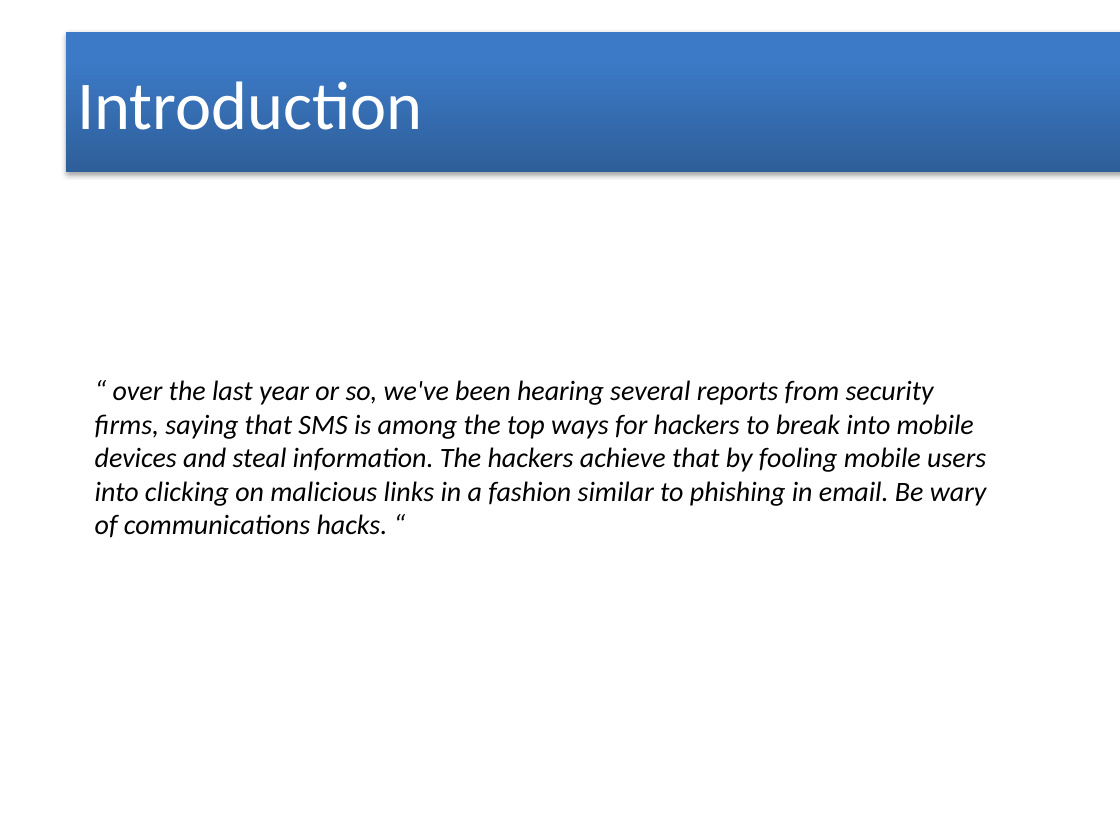
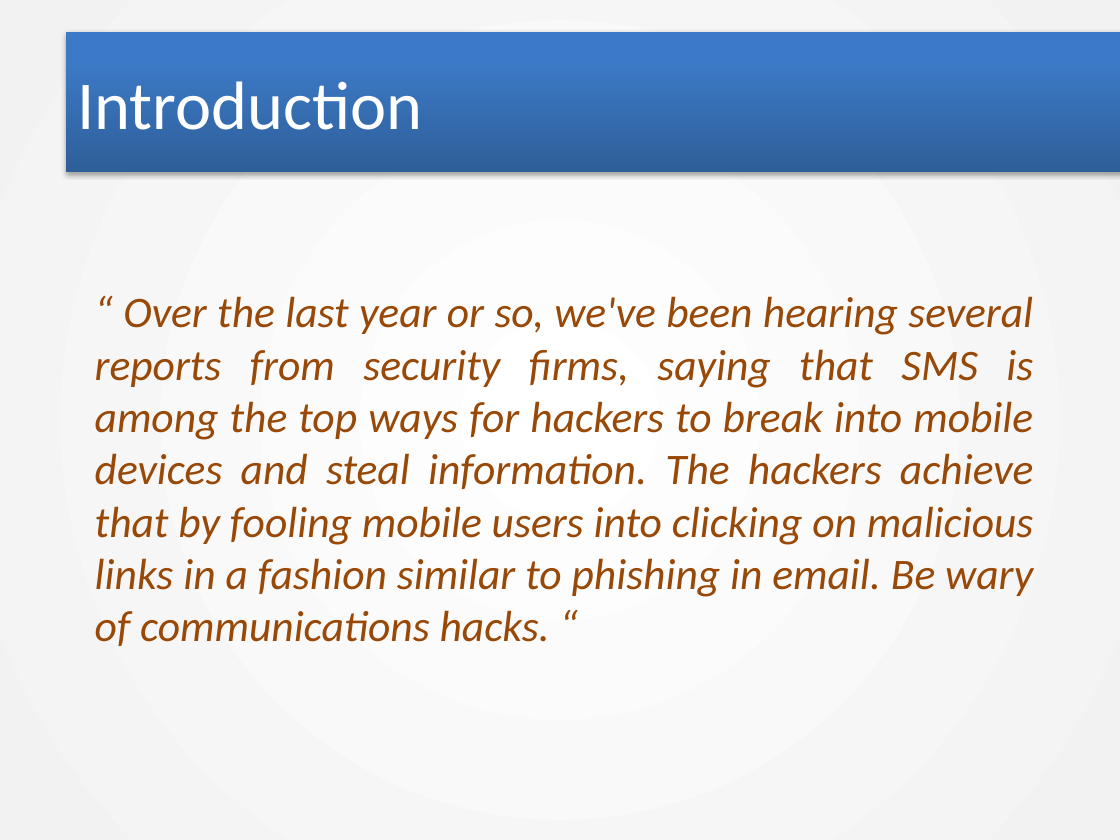
Before and after one commit to Syst54/UqacSecurite, a slide deck: slide 3 of Présentation1.pptx. Drawn at 1120x840 pixels with LibreOffice and Linux fonts; fonts in the diff are those of the drawing. Boxes give left, top, right and bottom in pixels: in the first picture for what was removed or moved away, otherwise in the second. Text is boxed around its words. In the diff, an @@ line names an element or a change of style, - is before the commit and + after.

```diff
--- a/Présentation1.pptx
+++ b/Présentation1.pptx
@@ background #FFFFFF to gradient #FFFFFF to #F2F2F2 @@
@@ text at (95, 296, 1033, 646): text changed; size 18 to 28 pt; text colour #000000 to #984807 @@
-“ over the last year or so, we've been hearing several reports from security firms, saying that SMS is among the top ways for hackers to break into mobile devices and steal information. The hackers achieve that by fooling mobile users into clicking on malicious links in a fashion similar to phishing in email. Be wary of communications hacks. “
+“ Over the last year or so, we've been hearing several reports from security firms, saying that SMS is among the top ways for hackers to break into mobile devices and steal information. The hackers achieve that by fooling mobile users into clicking on malicious links in a fashion similar to phishing in email. Be wary of communications hacks. “
```
Also in this commit, not shown: 15 other slides changed, 2 slides added, 1 slide removed, 2 other files.
